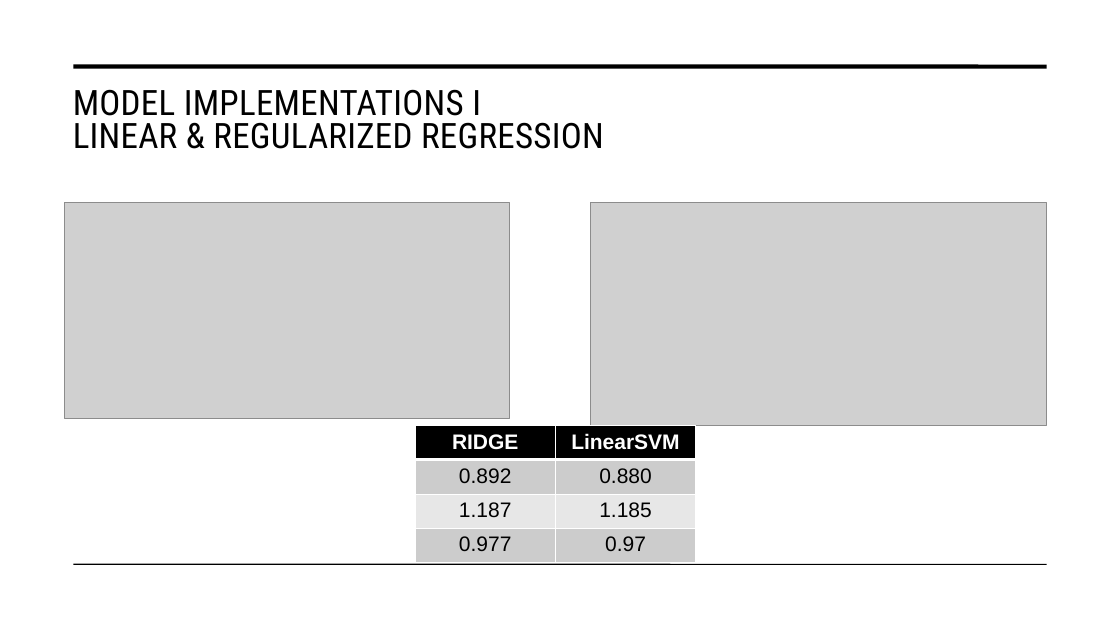
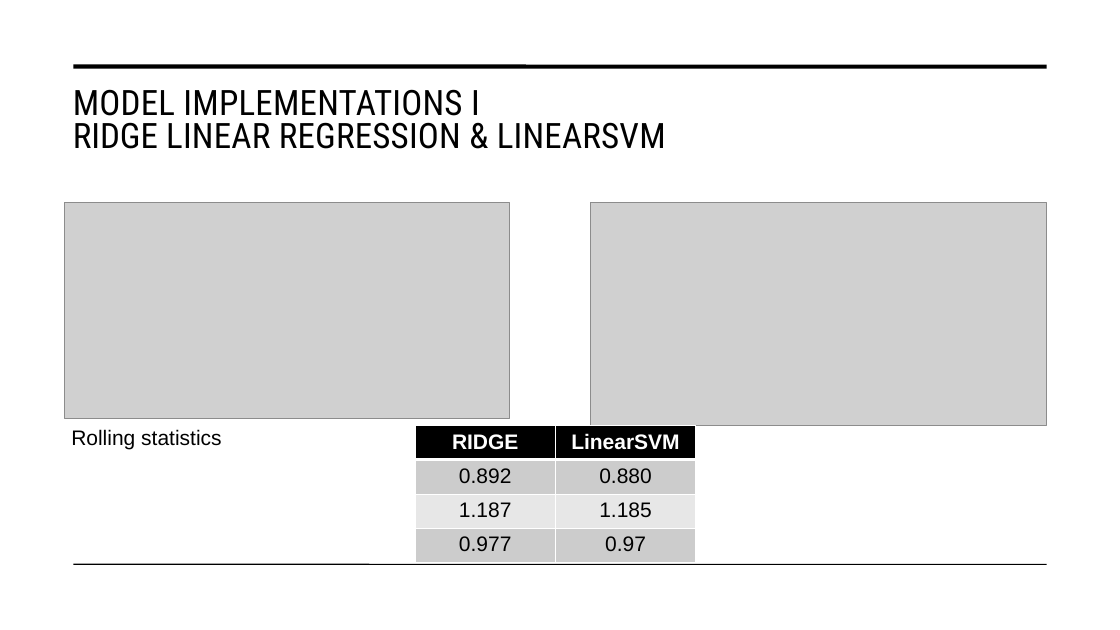
Before and after one commit to Basel-Aldwairi/Temperature_TSA, a slide deck: slide 14 of Report/Machine Learning Methods for Weather Forecasting.pptx (slide 9 before the commit). Drawn at 1120x630 pixels with LibreOffice and Linux fonts; fonts in the diff are those of the drawing; grey boxes stand for pictures. Boxes give left, top, right and bottom in pixels: in the first picture for what was removed or moved away, otherwise in the second. Text is boxed around its words. In the diff, an @@ line names an element or a change of style, - is before the commit and + after.

```diff
--- a/Report/Machine Learning Methods for Weather Forecasting.pptx
+++ b/Report/Machine Learning Methods for Weather Forecasting.pptx
@@ title at (73,89,666,149): text changed @@
-MODEL IMPLEMENTATIONS I
-LINEAR & REGULARIZED REGRESSION
+MODEL IMPLEMENTATIONS I
+RIDGE LINEAR REGRESSION & LINEARSVM
@@ text added at (71,429,221,449), 18 pt, text #000000 @@
+Rolling statistics
```
Also in this commit, not shown: 9 other slides changed, 9 slides added, 3 slides removed, 4 other files.
